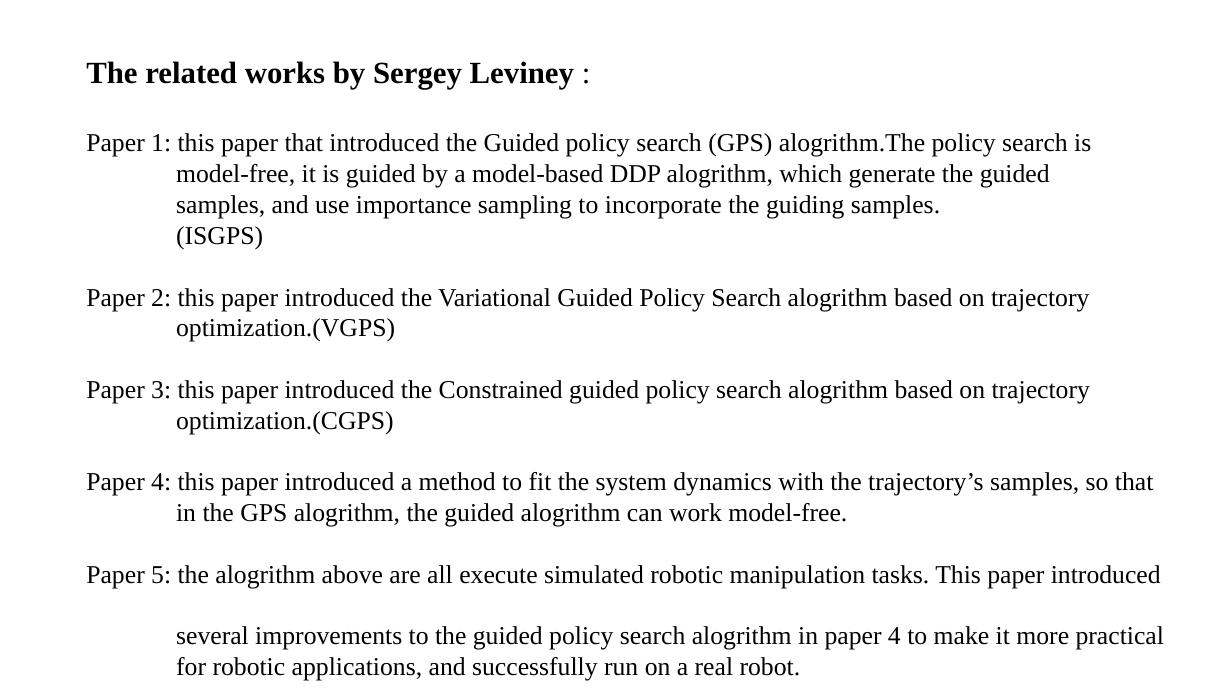
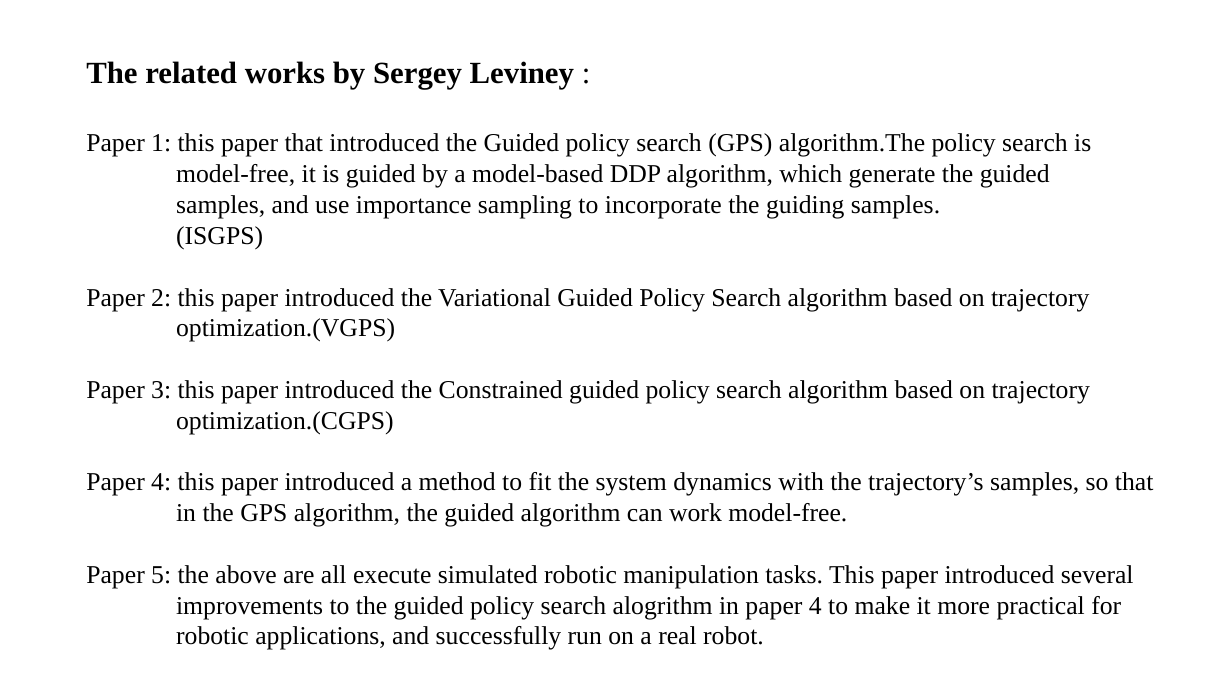
Before and after one commit to yychrzh/my-reinforcement-learning, a slide deck: slide 3 of PPT/End-to-End Training of Deep Visuomotor Policies.pptx. Drawn at 1232x693 pixels with LibreOffice and Linux fonts; fonts in the diff are those of the drawing. Boxes give left, top, right and bottom in pixels: in the first picture for what was removed or moved away, otherwise in the second. Text is boxed around its words. In the diff, an @@ line names an element or a change of style, - is before the commit and + after.

Commit message:
fix error

```diff
--- a/PPT/End-to-End Training of Deep Visuomotor Policies.pptx
+++ b/PPT/End-to-End Training of Deep Visuomotor Policies.pptx
@@ text at (86,133,1091,188): text changed @@
-Paper 1: this paper that introduced the Guided policy search (GPS) alogrithm.The policy search is
-model-free, it is guided by a model-based DDP alogrithm, which generate the guided
+Paper 1: this paper that introduced the Guided policy search (GPS) algorithm.The policy search is
+model-free, it is guided by a model-based DDP algorithm, which generate the guided
@@ text at (86,288,1089,311): text changed @@
-Paper 2: this paper introduced the Variational Guided Policy Search alogrithm based on trajectory
+Paper 2: this paper introduced the Variational Guided Policy Search algorithm based on trajectory
@@ text at (86,380,1090,404): text changed @@
-Paper 3: this paper introduced the Constrained guided policy search alogrithm based on trajectory
+Paper 3: this paper introduced the Constrained guided policy search algorithm based on trajectory
@@ text at (86,503,1134,650): text changed @@
-in the GPS alogrithm, the guided alogrithm can work model-free.
-Paper 5: the alogrithm above are all execute simulated robotic manipulation tasks. This paper introduced
-several improvements to the guided policy search alogrithm in paper 4 to make it more practical
-for robotic applications, and successfully run on a real robot.
+in the GPS algorithm, the guided algorithm can work model-free.
+Paper 5: the above are all execute simulated robotic manipulation tasks. This paper introduced several
+improvements to the guided policy search alogrithm in paper 4 to make it more practical for
+robotic applications, and successfully run on a real robot.
```
